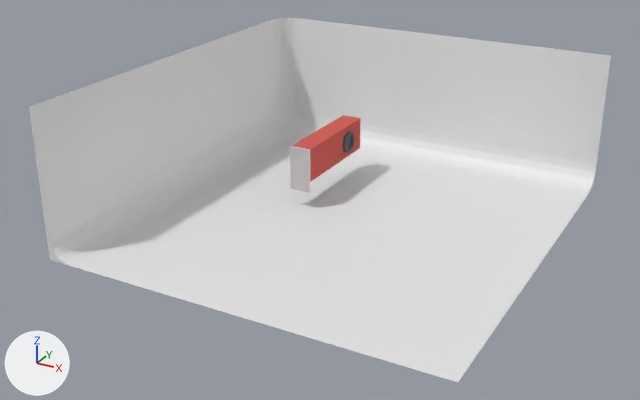
One commit to the Blender file 3D modellen/GPU.blend: the scene before it, then after it.
The view is the same before and after, from a 50 mm lens placed at (24.0, -44.8, 21.4), pointed at (2.4, -5.3, 1.7). Every picture has the same lights, and +X, +Y and +Z are marked at lower left.

The older version as bpy lines, for what is in view:
```python
me_cube = bpy.data.meshes.new('Cube')
me_cube.from_pydata(...)  # 56 vertices, 54 faces; spans x -1.0..1.0, y -0.95..0.85, z -1.62..1.0
# faces by material slot: [30, 5, 19]
me_cube.materials.append(mat_material)  # red #d1655c
me_cube.materials.append(mat_material_001)
me_cube.materials.append(mat_material_002)
me_cylinder = bpy.data.meshes.new('Cylinder')
me_cylinder.from_pydata(...)  # 128 vertices, 98 faces; spans x -1.0..1.0, y -1.0..1.0, z -1.0..1.0
me_cylinder.materials.append(mat_material_003)  # dark grey #6b6b6b
me_plane = bpy.data.meshes.new('Plane')
me_plane.from_pydata(...)  # 50 vertices, 49 faces; spans x -1.0..1.77, y -1.91..1.0, z 0.0..1.03
ob_cube = bpy.data.objects.new('Cube', me_cube)
ob_cube.location = (0.0, 0.0, 2.72)
ob_cube.scale = (0.616, 3.68, 1.0)
ob_cylinder = bpy.data.objects.new('Cylinder', me_cylinder)
ob_cylinder.location = (0.51, 1.35, 2.69)
ob_cylinder.rotation_euler = (0.0, 1.571, 0.0)  # degrees (0, 90, 0)
ob_cylinder.scale = (0.648, 0.648, 0.294)
ob_plane = bpy.data.objects.new('Plane', me_plane)
ob_plane.location = (0.0, 0.0, 0.0)
ob_plane.scale = (8.11, 8.11, 8.11)
```
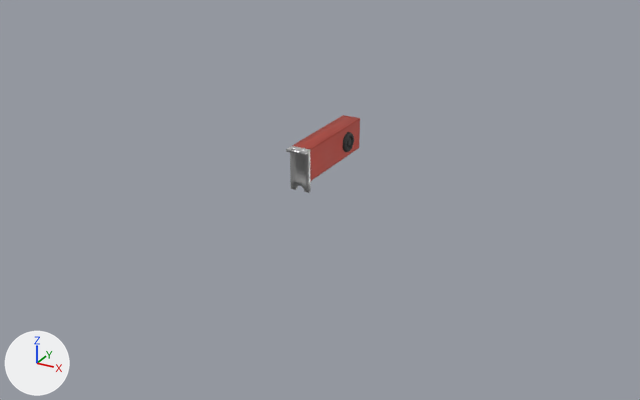
Location of each change, (x1, y1, x2, y2) in pixels of the pictures (640 x 400 px):
'Plane', hidden
    before: (29, 18, 611, 382)
'Cube', reshaped
    before: (290, 115, 361, 193)
    after: (286, 115, 360, 193)
'Cylinder', reshaped, moved, modifiers changed
    before: (342, 132, 355, 153)
    after: (343, 132, 354, 152)
part 1 of me_cylinder, built on
    before: (347, 136, 353, 149)
    after: (347, 135, 353, 149)
part 2 of me_cylinder, recoloured
    before: (342, 132, 355, 153)
    after: (343, 132, 354, 152)
part 3 of me_cube, built on
    before: (290, 117, 361, 193)
    after: (286, 117, 360, 193)
part 4 of me_cube, recoloured (red to brown)
    both: (292, 115, 352, 148)
part 5 of me_cube, recoloured
    both: (291, 146, 311, 192)

Edits to the bpy script that builds the scene:
```text
Add mat_red:
    mat_red = bpy.data.materials.new('red')
    # nodes: BsdfPrincipled, Displacement, OutputMaterial, TexNoise
    # colours: red #c24f43
Add mat_silver:
    mat_silver = bpy.data.materials.new('silver')
    # nodes: BsdfPrincipled, Displacement, OutputMaterial, TexNoise
Add mat_gold:
    mat_gold = bpy.data.materials.new('gold')
    # nodes: BsdfPrincipled, Displacement, OutputMaterial, TexNoise
    # colours: yellow #e7c746
Add mat_black_plastic:
    mat_black_plastic = bpy.data.materials.new('black plastic')
    # nodes: BsdfPrincipled, Displacement, OutputMaterial, TexNoise
    # colours: black #404040
Change me_cylinder:
    used by ob_cylinder; location = (0.51, 1.35, 2.69); rotation_euler = (0.0, 1.571, 0.0), in degrees (0, 90, 0); scale = (0.648, 0.648, 0.294)
    remove me_cylinder.from_pydata(...)  # 128 vertices, 98 faces; spans x -1.0..1.0, y -1.0..1.0, z -1.0..1.0
    add me_cylinder.from_pydata(...)  # 288 vertices, 258 faces; spans x -1.0..1.0, y -1.0..1.0, z -1.0..1.0
    me_cylinder part 1
    32 vertices are removed from x -0.63..0.63, y -0.63..0.63, z 0.54
    33 faces are deleted
    160 vertices are added at x -0.6..0.6, y -0.6..0.6, z 0.54..0.94
    32 new vertices lie (0.0, 0.0, 0.34) away from vertices in x -0.37..0.37, y -0.37..0.37, z 0.54
    193 new faces join them
    me_cylinder part 2: 65 faces spanning x -1.0..1.0, y -1.0..1.0, z -1.0..1.0 switch from mat_material_003 (dark grey #6b6b6b) to mat_black_plastic
Change me_cube:
    used by ob_cube; location = (0.0, 0.0, 2.72); scale = (0.616, 3.68, 1.0)
    remove me_cube.from_pydata(...)  # 56 vertices, 54 faces; spans x -1.0..1.0, y -0.95..0.85, z -1.62..1.0
    remove me_cube.materials.append(mat_material_001)
    add me_cube.from_pydata(...)  # 293 vertices, 217 faces; spans x -1.0..1.0, y -1.06..0.85, z -1.62..1.0
    me_cube part 3
    10 vertices are removed from x -0.19..1.0, y -0.95..0.85, z -1.62..1.0
    33 faces are deleted
    129 vertices are added at x -0.72..1.0, y -1.04..0.85, z -1.62..1.0
    11 new vertices lie (0.0, 0.0, 1.84) away from vertices in x -1.0..1.0, y -0.95..0.85, z -1.0
    8 new vertices lie (0.0, -0.11, 0.0) away from vertices in x -1.0..1.0, y -0.95, z 0.84..1.0
    7 new vertices lie (0.71, 0.0, 0.0) away from vertices in x 0.19, y -0.79..0.85, z -1.0..1.0
    64 new vertices lie (0.0, 0.0, 0.16) away from vertices in x -0.72..0.72, y -1.04..-0.96, z 0.84
    17 new vertices lie (0.0, 0.05, 0.0) away from vertices in x -0.44..0.51, y -0.95, z -1.62..-1.28
    11 new vertices lie (0.0, 0.7, 0.0) away from vertices in x 0.96..1.0, y -0.79, z -0.97..0.97
    110 new faces join them, mat_silver
    86 new faces join them, mat_red
    me_cube part 4: 11 faces spanning x -1.0..0.19, y -0.9..0.85, z -1.0..1.0 switch from mat_material (red #d1655c) to mat_red
    me_cube part 5: 5 faces spanning x -1.0..1.0, y -0.95..-0.9, z -1.62..1.0 switch from mat_material_002 to mat_silver
    add me_cube.materials.append(mat_gold)
Change ob_plane:
    add ob_plane.hide_viewport = True
Change ob_cylinder:
    ob_cylinder.location: (0.51, 1.35, 2.69) -> (0.53, 1.35, 2.69)
    add _m = ob_cylinder.modifiers.new('Subsurf', 'SUBSURF')
    add _m.levels = 3
    add _m.render_levels = 5
```
